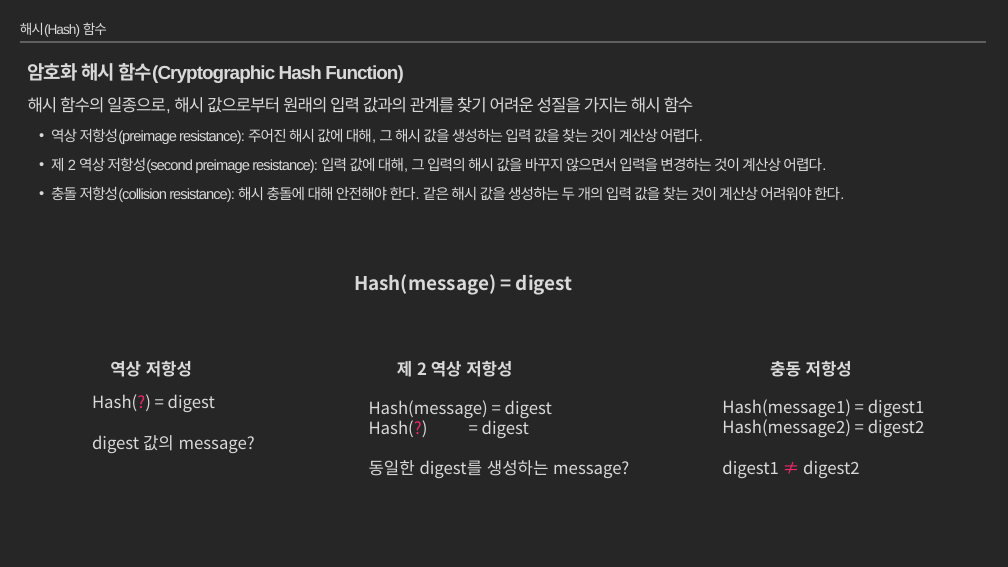
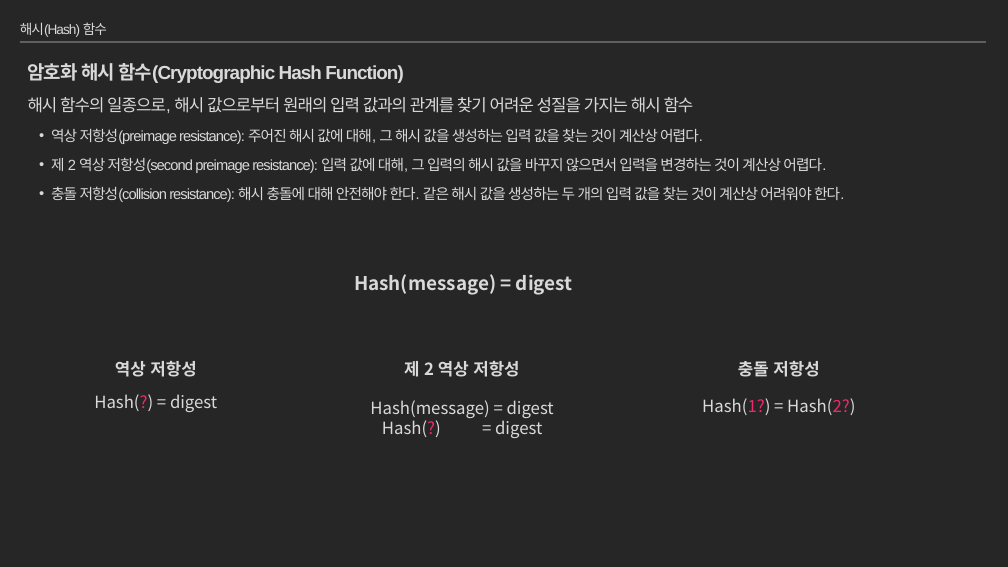
Before and after one commit to moss0801/blockchain-doc, a slide deck: slide 16 of General/Blockchain Part1.pptx. Drawn at 1008x567 pixels with LibreOffice and Linux fonts; fonts in the diff are those of the drawing. Boxes give left, top, right and bottom in pixels: in the first picture for what was removed or moved away, otherwise in the second. Text is boxed around its words. In the diff, an @@ line names an element or a change of style, - is before the commit and + after.

```diff
--- a/General/Blockchain Part1.pptx
+++ b/General/Blockchain Part1.pptx
@@ text at [738,361,819,377]: text changed @@
-충동 저항성
+충돌 저항성
@@ alignment left to centre in 4 elements at [115,361,196,377], [404,361,519,377], [94,394,217,412], [370,400,554,438] @@
@@ text at [702,398,855,415]: text changed @@
-Hash(message1) = digest1
-Hash(message2) = digest2
-digest1 ≠ digest2
+Hash(1?) = Hash(2?)
@@ text at [92,435,255,453]: paragraph removed @@
-digest 값의 message?
@@ text at [369,460,629,478]: paragraph removed @@
-동일한 digest를 생성하는 message?
```
Also in this commit, not shown: 6 other slides changed, 13 slides added.
